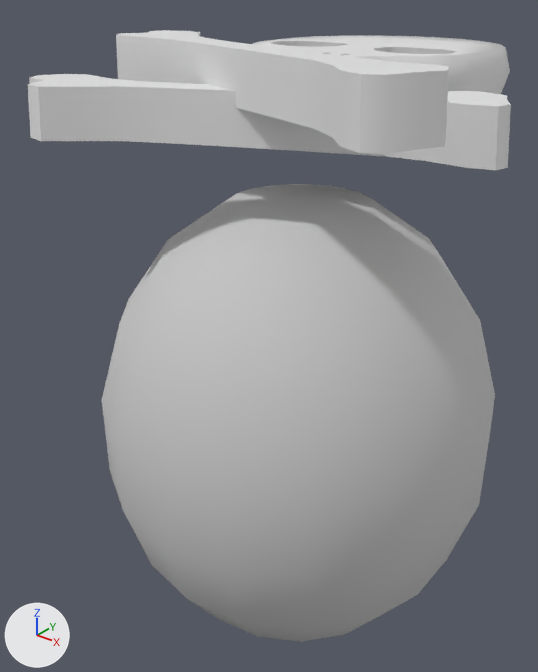
The FBX model El_Chavo/Assets/3D Elementos/Asset/Model/GloboDonramon_Globo.FBX as it was, and as the next commit left it.
Camera for both pictures: a camera (50 mm lens) standing at (0.123, -0.168, 0.228) and looking at (-0.014, 0.003, 0.122). Lighting does not change. The marker at lower left points along +X, +Y and +Z. Where no turn or scale is listed for an object, it has been applied to the vertices.

The older version as bpy lines, for what is in view:
```python
me_mesh = bpy.data.meshes.new('Mesh')
me_mesh.from_pydata(...)  # 290 vertices, 306 faces; spans x -0.06..0.06, y -0.061..0.061, z -0.081..0.081
me_mesh.materials.append(mat_default)  # its picture is missing
me_mesh_001 = bpy.data.meshes.new('Mesh.001')
me_mesh_001.from_pydata(...)  # 782 vertices, 1552 faces; spans x -0.063..0.0608, y -0.0316..0.0974, z -0.0229..0.0
ob_globochavo_donramon = bpy.data.objects.new('GloboChavo_Donramon', me_mesh)
ob_globochavo_donramon.location = (0.0, 0.0, 0.0914)
ob_huesitos = bpy.data.objects.new('Huesitos', me_mesh_001)
ob_huesitos.location = (0.0006, -0.0222, 0.212)
```
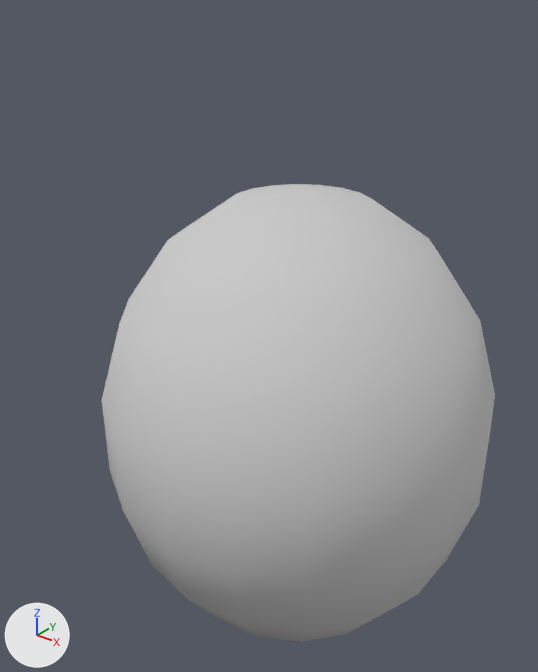
Where the newer file only moved an object's origin or applied its transform, the numbers keep the older frame.

Edits to the bpy script that builds the scene:
```text
Remove ob_huesitos:
    ob_huesitos = bpy.data.objects.new('Huesitos', me_mesh_001)
    ob_huesitos.location = (0.0006, -0.0222, 0.212)
```

Location of each change, (x1, y1, x2, y2) in pixels of the pictures (538 x 672 px):
'Huesitos', deleted: before (28, 30, 511, 170)
